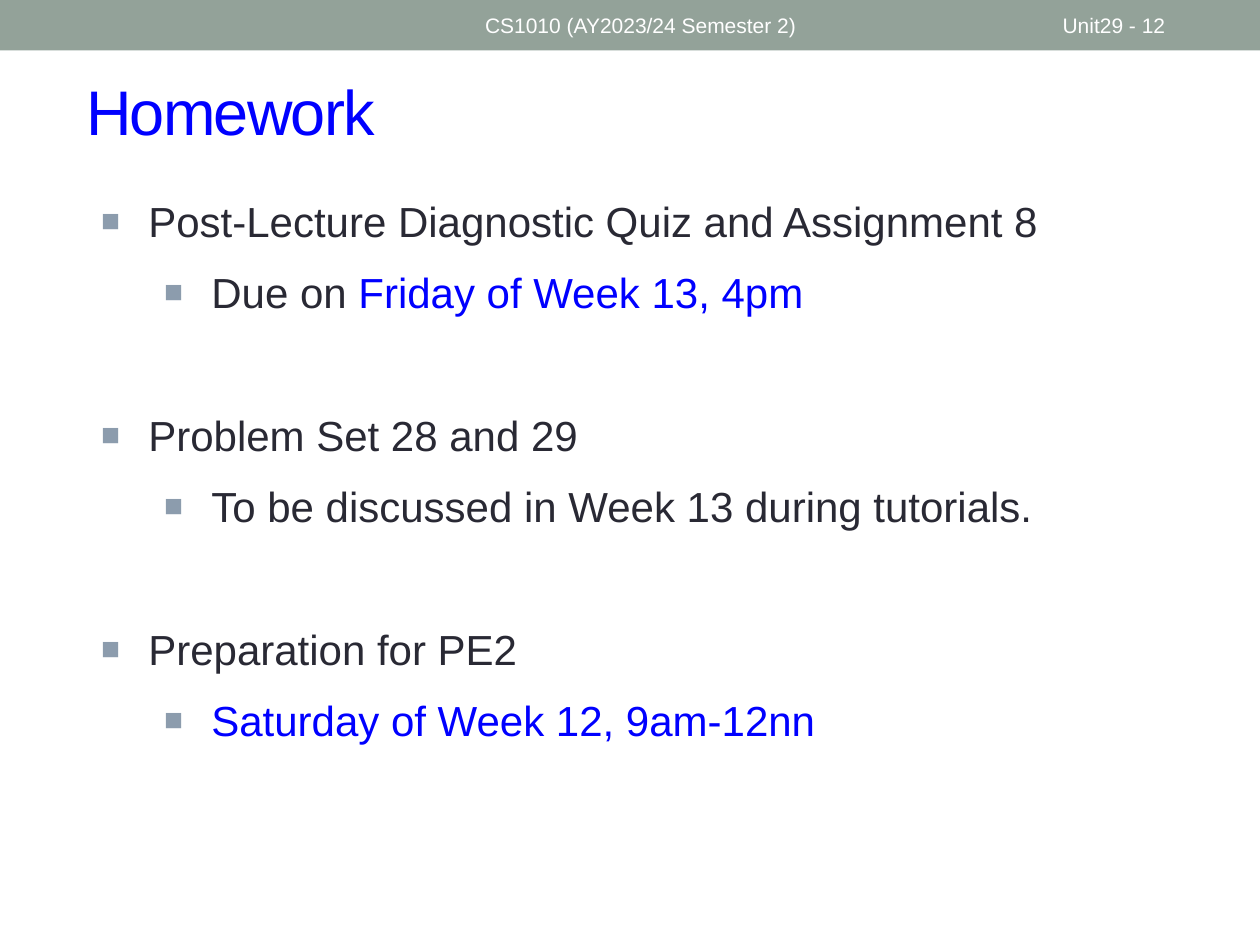
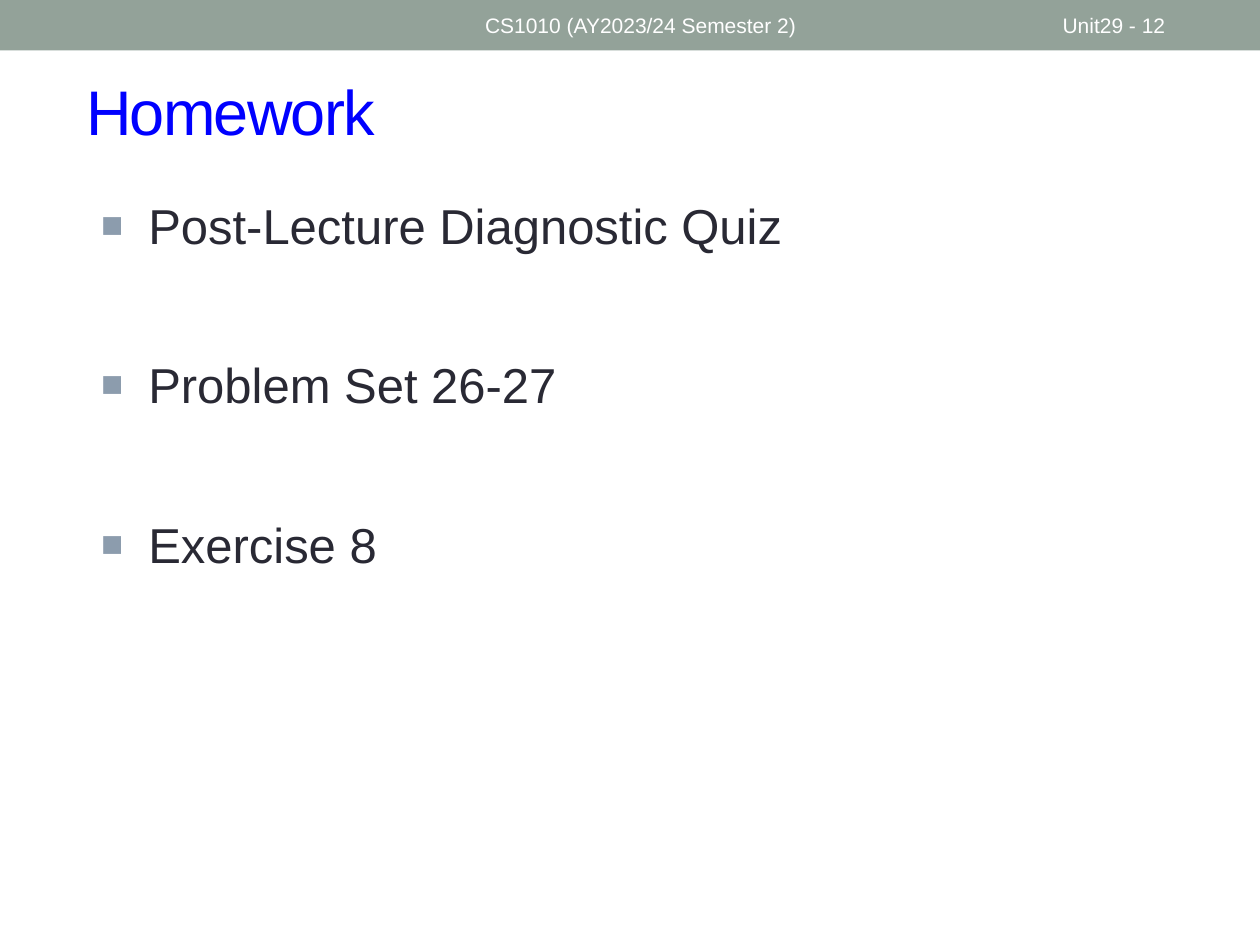
Before and after one commit to nus-cs1010-2425-s2/website, a slide deck: slide 12 of slides/Unit27_Standard IO.pptx. Drawn at 1260x945 pixels with LibreOffice and Linux fonts; fonts in the diff are those of the drawing. Boxes give left, top, right and bottom in pixels: in the first picture for what was removed or moved away, otherwise in the second. Text is boxed around its words. In the diff, an @@ line names an element or a change of style, - is before the commit and + after.

```diff
--- a/slides/Unit27_Standard IO.pptx
+++ b/slides/Unit27_Standard IO.pptx
@@ text at (x1=148, y1=208, x2=782, y2=564): text changed; size 24 to 28 pt @@
-■ Post-Lecture Diagnostic Quiz and Assignment 8
-  ■ Due on Friday of Week 13, 4pm
-■ Problem Set 28 and 29
-  ■ To be discussed in Week 13 during tutorials.
-■ Preparation for PE2
-  ■ Saturday of Week 12, 9am-12nn
+■ Post-Lecture Diagnostic Quiz
+■ Problem Set 26-27
+■ Exercise 8
```
Also in this commit, not shown: 2 other slides changed, 4 other files.
